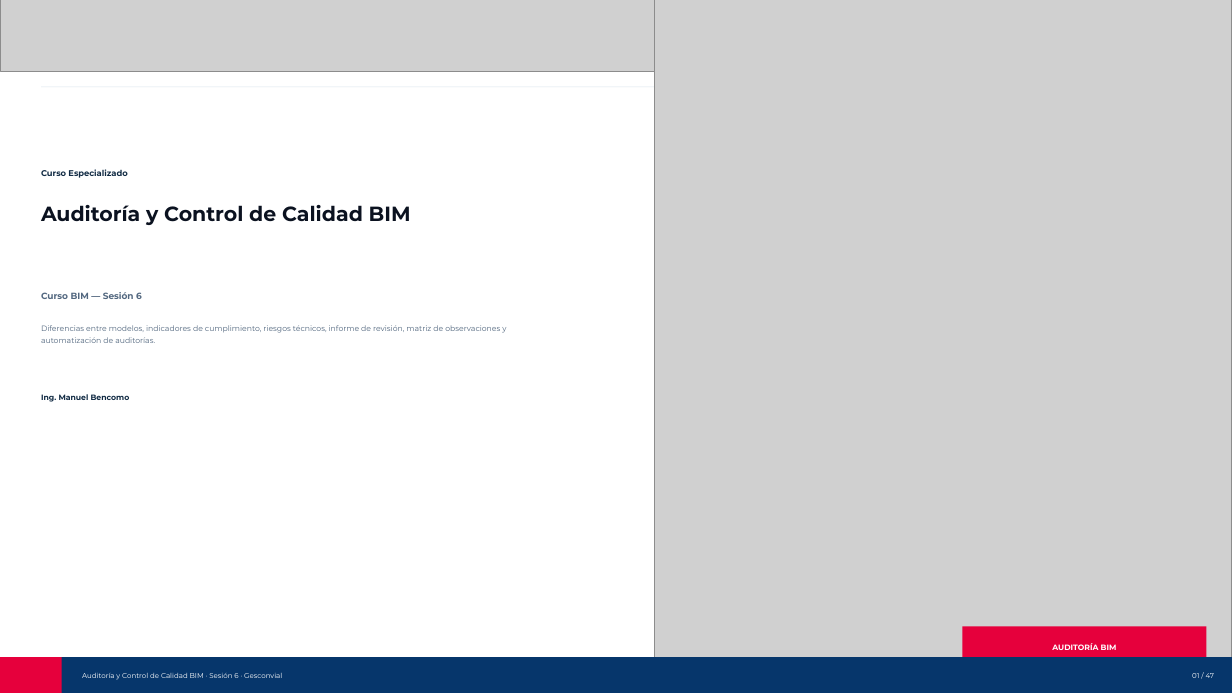
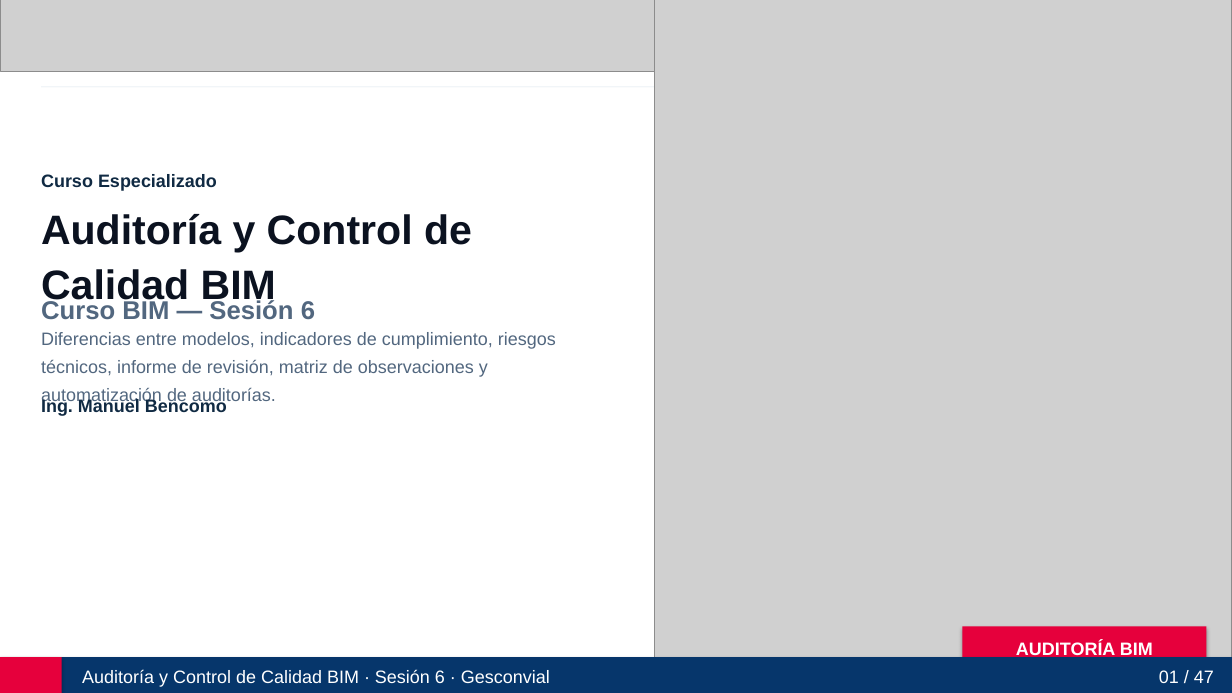
Before and after one commit to manuelzv150-art/auditoria-control-calidad-bim-gesconvial, a slide deck: slide 1 of Auditoria_y_Control_de_Calidad_BIM_Gesconvial_Sesion6.pptx. Drawn at 1232x693 pixels with LibreOffice and Linux fonts; fonts in the diff are those of the drawing; grey boxes stand for pictures. Boxes give left, top, right and bottom in pixels: in the first picture for what was removed or moved away, otherwise in the second. Text is boxed around its words. In the diff, an @@ line names an element or a change of style, - is before the commit and + after.

```diff
--- a/Auditoria_y_Control_de_Calidad_BIM_Gesconvial_Sesion6.pptx
+++ b/Auditoria_y_Control_de_Calidad_BIM_Gesconvial_Sesion6.pptx
@@ text "Curso Especializado" at <box>41,174,217,191</box>: size 6.5 to 14 pt, font Montserrat to Arial @@
@@ text "Auditoría y Control de Calidad ..." at <box>41,214,472,307</box>: size 16 to 32 pt, font Montserrat to Arial @@
@@ text "Curso BIM — Sesión 6" at <box>41,298,315,320</box>: size 7 to 20 pt, font Montserrat to Arial @@
@@ size 6 to 14 pt, font Montserrat to Arial in 3 elements at <box>1016,641,1153,659</box>, <box>41,398,227,416</box>, <box>41,332,556,405</box> @@
@@ rectangle at <box>963,627,1207,667</box>: shadow on @@
@@ rectangle at <box>0,657,1232,693</box>: shadow on @@
@@ rectangle added at <box>41,680,451,684</box>, fill #06366B @@
@@ text "Auditoría y Control de Calidad ..." at <box>82,670,550,687</box>: size 5.5 to 14 pt, font Montserrat to Arial @@
@@ rectangle added at <box>457,680,472,684</box>, fill #E6003C @@
@@ text "01 / 47" at <box>1159,670,1214,683</box>: size 5.5 to 14 pt, font Montserrat to Arial @@
```
Also in this commit, not shown: 46 other slides changed, 47 other files.
